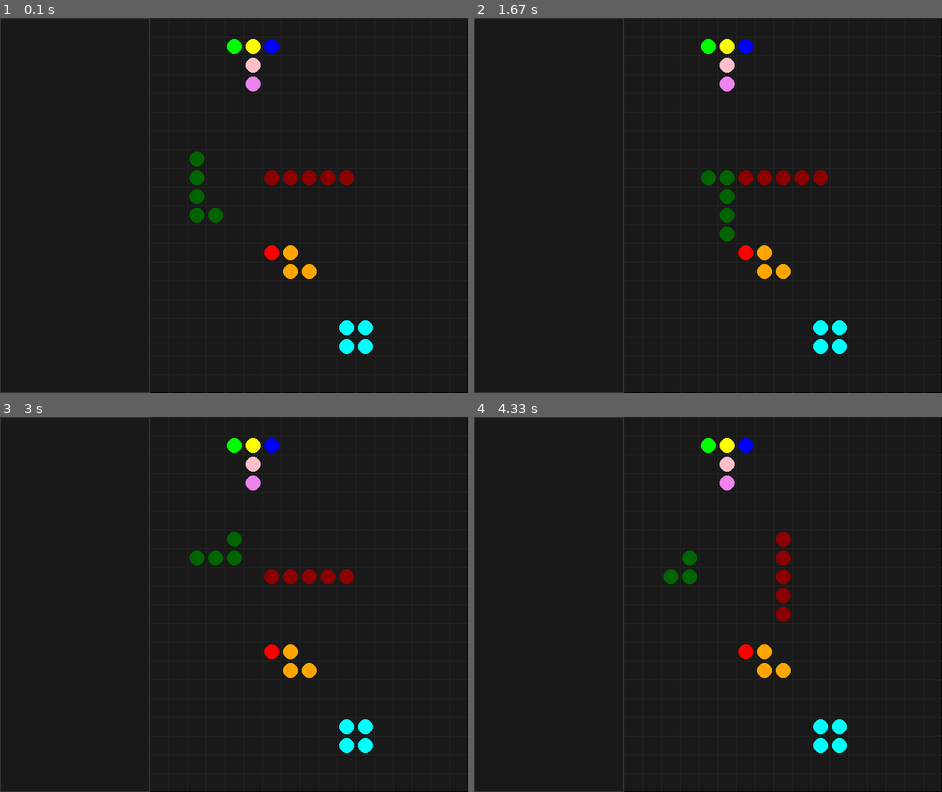
Above: before the commit, frames 1-4 (two rows, left to right).
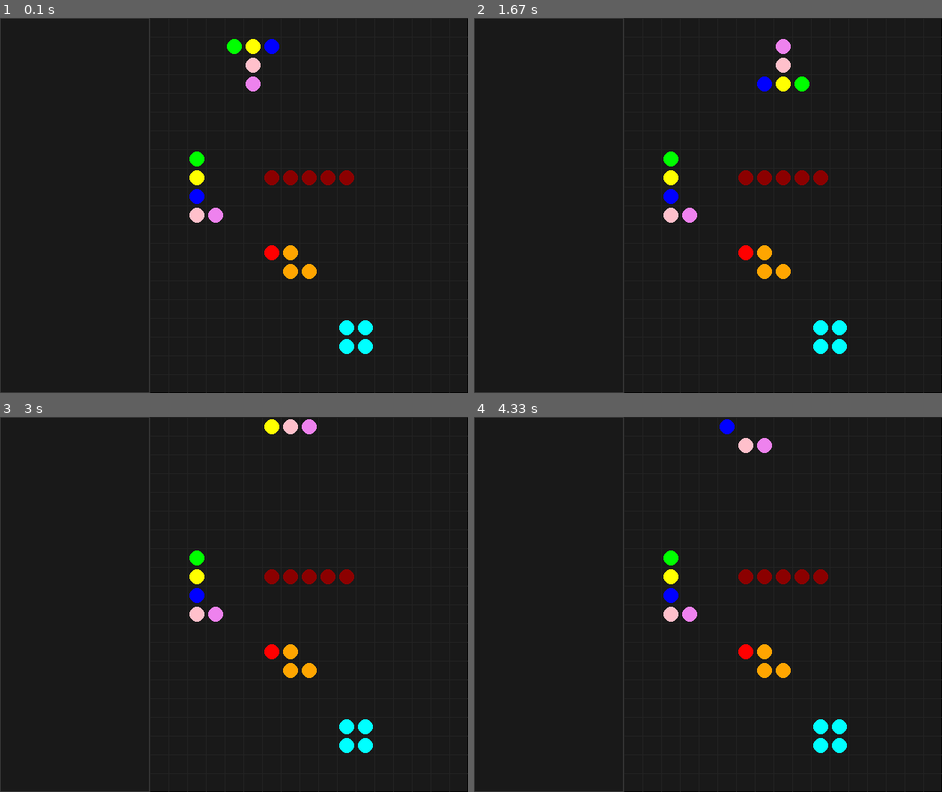
Above: after the commit, the same moments.

Repository: RoboAI/Tetris-in-Pygame
Game: pygame game, started from TheTetrisGame.py
The game is run twice, just before and just after one commit, with the same random seed, the same clock (stepped at 60 frames per second) and the same inputs.
Inputs:
- Up to frame 1 (0.1 s): no input
- Up to frame 2 (1.67 s): hold 2 0.33-0.8 s; hold Right 0.33-0.8 s; hold 3 0.83-1.3 s; hold Right 0.83-1.3 s; tap 2 at 0.98 s; hold Right from 1.33 s (still down)
- Up to frame 3 (3 s): release Right at 1.8 s; hold Up 1.83-2.13 s; tap A at 1.98 s; hold Right 2.17-2.63 s; tap 2 at 2.32 s; hold Left from 2.67 s (still down)
- Up to frame 4 (4.33 s): release Left at 3.2 s; hold 1 3.23-3.53 s; hold Down 3.23-3.53 s; tap A at 3.38 s; hold Left 3.9-4.3 s

The runs differ from the first frame. In frame 1, 0.5% of the frame differs, in the area x 40-48%, y 35-55%; in frame 2, 2.0%; in frame 3, 1.6%; in frame 4, 2.2%, in the area x 40-76%, y 0-55%.

Commit message:
rotation-wall-collision fixed

Diff:
--- a/Globals.py
+++ b/Globals.py
@@ -37,3 +37,11 @@
     ZBlock = [[0,0],[1,0],[1,1],[2,1]]
     SBlock = [[0,1],[1,1],[1,0],[2,0]]
     SQBlock = [[0,0],[1,0],[0,1],[1,1]]
+
+    GameShapes = [IBlock,
+                  TBlock,
+                  LBlock,
+                  JBlock,
+                  ZBlock,
+                  SBlock,
+                  SQBlock]
--- a/Tetrimino.py
+++ b/Tetrimino.py
@@ -41,7 +41,6 @@
         elif(wall[0] == "bottom-wall"):
             if(self.shape[1] + grid_spacing >= wall[1][1]):
                 return ([True, wall[0]])
-
         return ([False, "none"])
 
     # object can draw itself
--- a/TetrimonoShape.py
+++ b/TetrimonoShape.py
@@ -96,7 +96,7 @@
 
         # check if there is space to rotate
         result = self.check_exact_collision(other_shape)
-        result2 = self.check_wall_collision(walls, collision_spacing)
+        result2 = self.check_wall_collision(walls, 0)
 
         # rotate back to original orientation
         self.rotate(origin_xy, -degrees)
--- a/TheTetrisGame.py
+++ b/TheTetrisGame.py
@@ -1,5 +1,6 @@
 import pygame
 import math
+import random
 from Tetrimino import Tetrimino
 from TetrimonoDot import TetriminoDot
 from TetrimonoShape import TetriminoShape
@@ -8,6 +9,12 @@
 from MyFunctions import get_angle, get_distance, get_distance_from_pts
 
 gb = Globals
+
+
+# get random shape
+def get_next_random_shape() -> TetriminoShape:
+    return gb.GameShapes[random.randint(0, len(gb.GameShapes))].copy()
+
 
 #-----------------
 
@@ -35,6 +42,11 @@
 L_block.set_pos(gb.grid_offset_x, gb.grid_offset_y, gb.grid_square_size)
 L_block.add_to_pos(gb.grid_square_size * 2, gb.grid_square_size * 7)
 L_block.set_colour("dark green")
+L_block.blocks[0].colour = "green"
+L_block.blocks[1].colour = "yellow"
+L_block.blocks[2].colour = "blue"
+L_block.blocks[3].colour = "pink"
+L_block.blocks[4].colour = "violet"
 L_block.desc = "L_SHAPE"
 #-----------------
 Z_block = TetriminoShape()
@@ -85,16 +97,17 @@
 
 moving_dot = TetriminoDot([0,0])
 moving_dot.set_pos(gb.grid_offset_x, gb.grid_offset_y)
-moving_dot.add_to_pos(gb.grid_square_size, gb.grid_square_size)
+#moving_dot.add_to_pos(gb.grid_square_size, gb.grid_square_size)
 moving_dot.moving = False
 
-moving_dot = L_block
+moving_dot = T_block
 game_shapes = [I_block, T_block, L_block, Z_block, SQ_block]
 game_shapes.remove(moving_dot)
 
-
-def get_next_random_shape():
-    pass
+single_layer = []
+all_layers = []
+all_layers.append(single_layer.copy())
+
 
 # draws a single TetriminoShape
 def draw_shape(tetri_blocks: TetriminoShape):
@@ -148,6 +161,7 @@
     # return 'success'
     return True
 
+
 # main loop
 while running:
 
@@ -177,22 +191,9 @@
                 del moving_dot.blocks[0]
 
             elif event.key == pygame.K_1:
-                no_space_to_rotate = False
-                for shape in game_shapes:
-                    if moving_dot.check_rotation_collision(I_block.blocks[2].shape, 90, shape, grid_walls, gb.grid_block_distance):
-                        break
-                else:
-                    I_block.rotate(I_block.blocks[2].shape, 90)
+                pass
 
             elif event.key == pygame.K_2:
-                no_space_to_rotate = False
-                for shape in game_shapes:
-                    if moving_dot.check_rotation_collision(L_block.blocks[2].shape, 90, shape, grid_walls, gb.grid_block_distance):
-                        break
-                else:
-                    L_block.rotate(L_block.blocks[2].shape, 90)
-
-            elif event.key == pygame.K_3:
                 no_space_to_rotate = False
                 for shape in game_shapes:
                     if moving_dot.check_rotation_collision(T_block.blocks[3].shape, 90, shape, grid_walls, gb.grid_block_distance):
@@ -200,6 +201,9 @@
                 else:
                     T_block.rotate(T_block.blocks[3].shape, 90)
 
+            elif event.key == pygame.K_3:
+                pass
+
 
     # Fill the background
     screen.fill(gb.grid_bk_colour)
@@ -218,19 +222,10 @@
         #pygame.display.set_caption(str(time_passed))
         time_passed = 0
 
-        #if moving_dot.moving == True:
-            # do a dummy move to check for collision
-            #moving_dot.add_to_pos(grid_square_size, grid_square_size)
-
-            # if colliding..
-            # if moving_dot.check_collision(single_dot, single_dot):
-                #stop object
-                #moving_dot.moving = False
-                # move the object back to its previous point
-                #moving_dot.add_to_pos(-grid_square_size, -grid_square_size)
-                #pygame.display.set_caption("Collided!! ")
-
-        #move_shape_by_one("down", moving_dot, grid_walls, "bottom-wall")
+     #   if moving_dot.moving == True:
+      #      if(move_shape_by_one("down", moving_dot, grid_walls, "bottom-wall") == False):
+      #          pygame.display.set_caption("touch down")
+      #          moving_dot.moving = False
 
     #--------------------------------------------------------------
 
